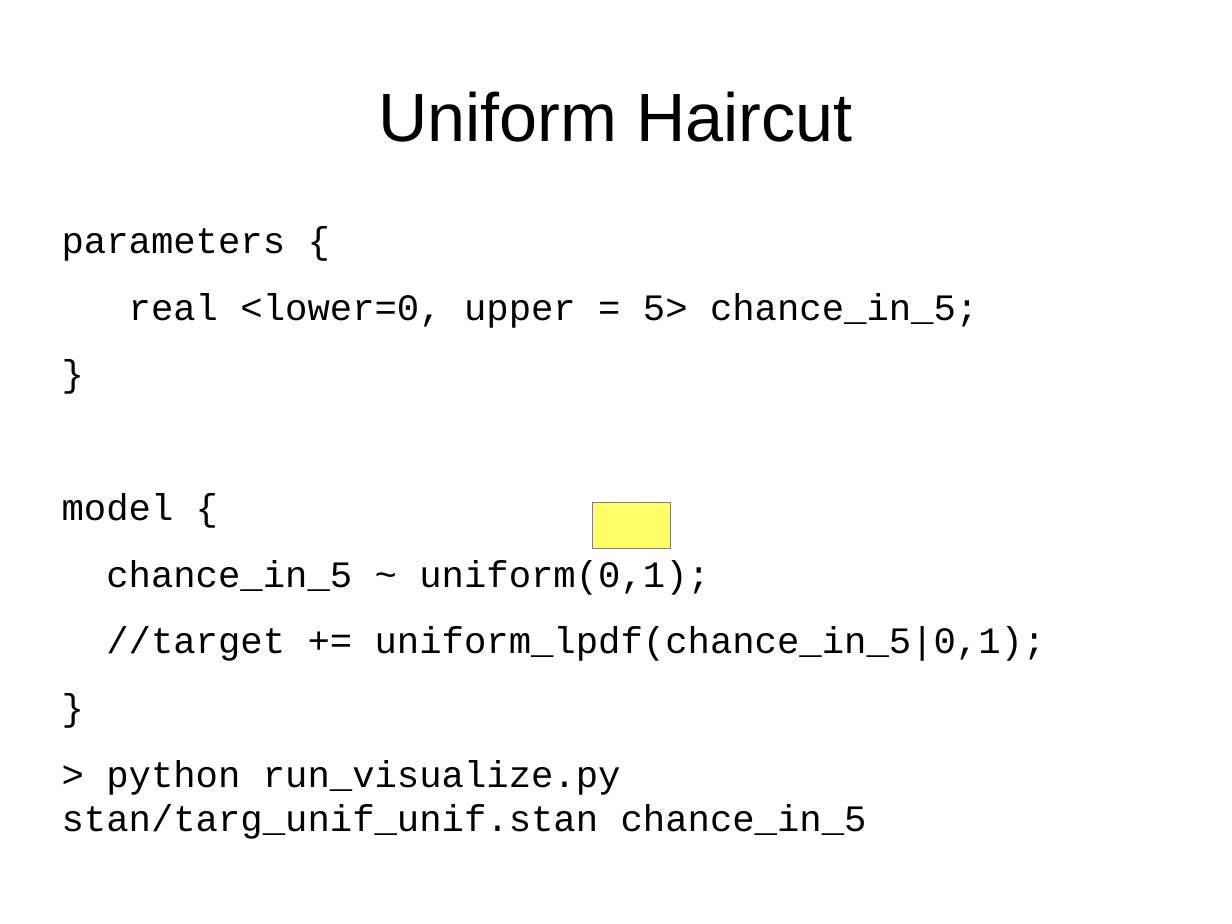
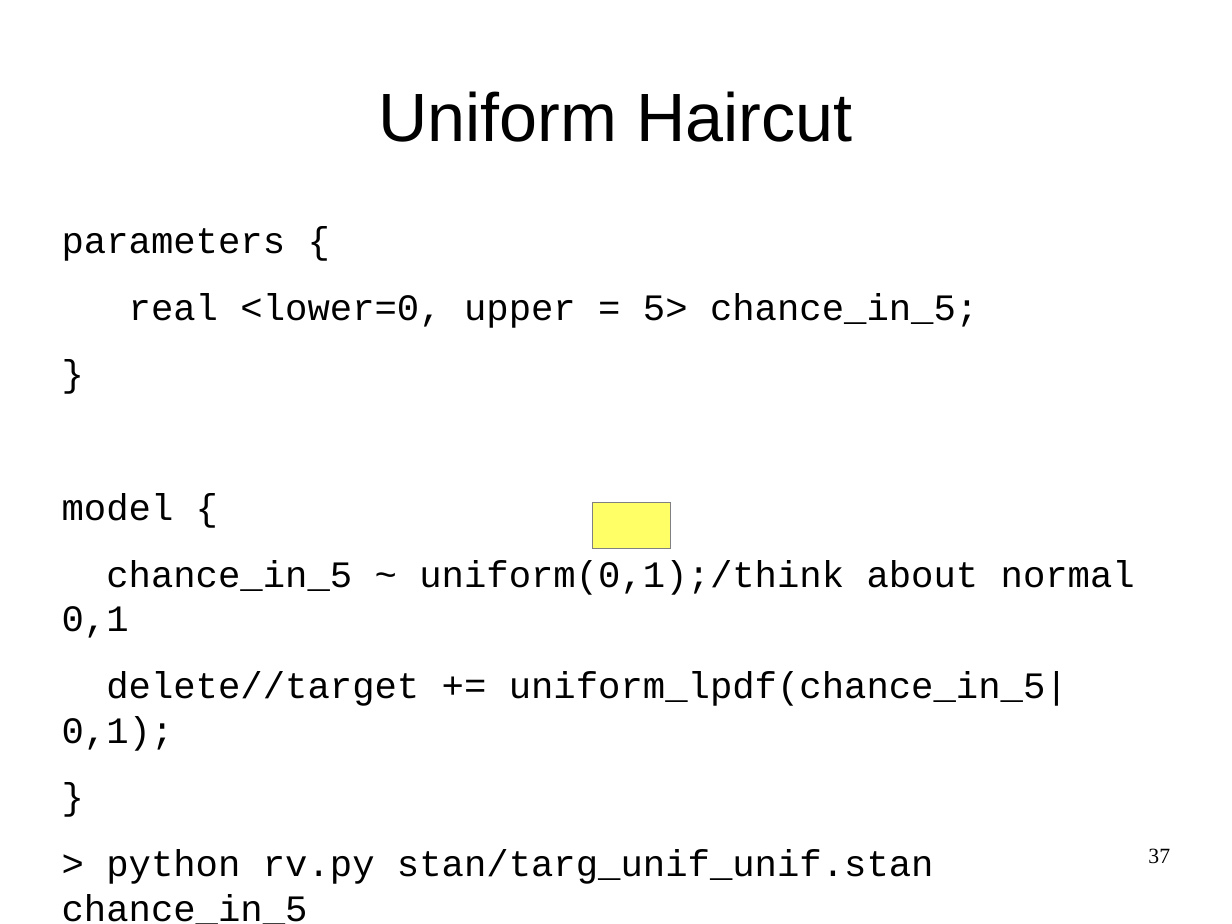
Before and after one commit to breckbaldwin/StanIsThePlanDist, a slide deck: slide 37 of slides/StanIsThePlanPyData.odp (slide 20 before the commit). Drawn at 1232x924 pixels with LibreOffice and Linux fonts; fonts in the diff are those of the drawing. Boxes give left, top, right and bottom in pixels: in the first picture for what was removed or moved away, otherwise in the second. Text is boxed around its words. In the diff, an @@ line names an element or a change of style, - is before the commit and + after.

```diff
--- a/slides/StanIsThePlanPyData.odp
+++ b/slides/StanIsThePlanPyData.odp
@@ text at (62,560,1135,751): text changed @@
-chance_in_5 ~ uniform(0,1);
-//target += uniform_lpdf(chance_in_5|0,1);
+chance_in_5 ~ uniform(0,1);/think about normal 0,1
+delete//target += uniform_lpdf(chance_in_5|0,1);
@@ text at (106,850,934,884): text changed @@
-> python run_visualize.py stan/targ_unif_unif.stan chance_in_5
+> python rv.py stan/targ_unif_unif.stan chance_in_5
@@ page number added at (1148,848,1170,864), 14 pt, text #000000 @@
+37
```
Also in this commit, not shown: 32 other slides changed, 21 slides added, 12 slides removed.
